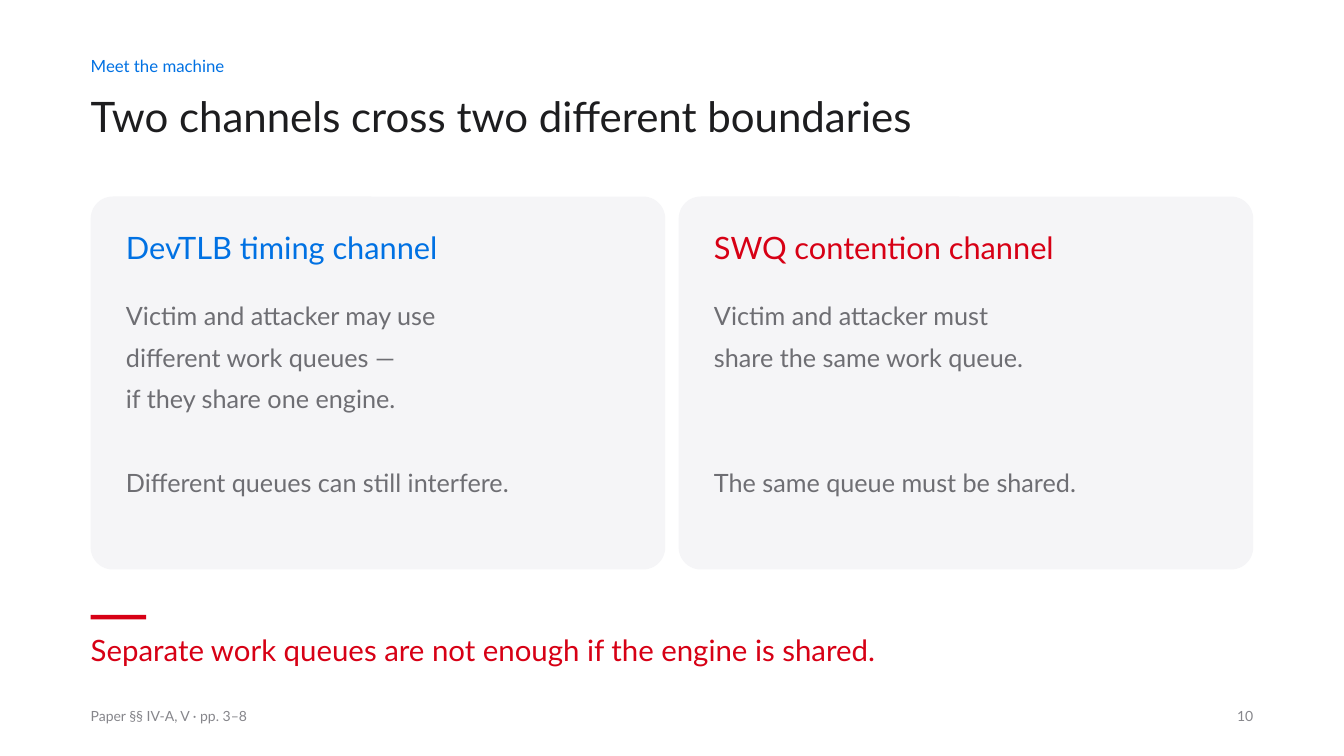
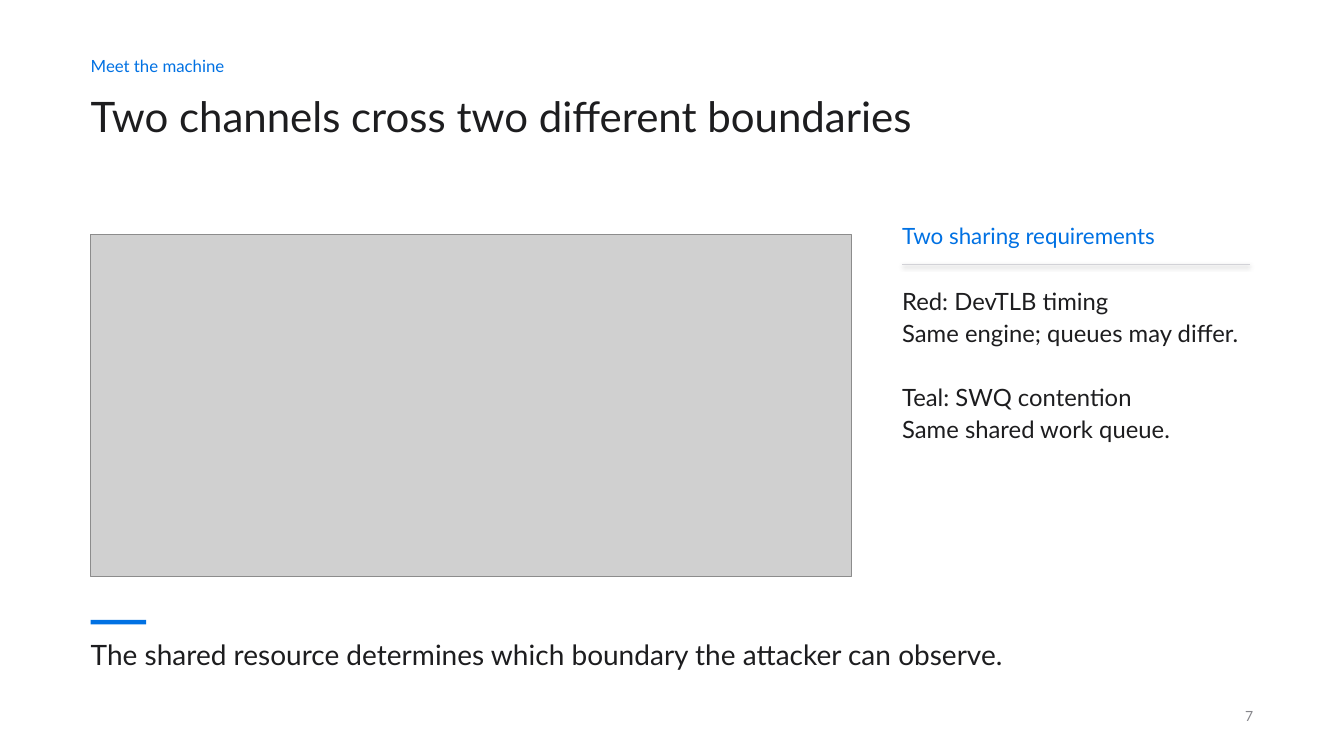
Before and after one commit to siddharthbc/Microarch-presentation, a slide deck: slide 7 of deck_v2/output/DSASSASSIN_v2.pptx (slide 10 before the commit). Drawn at 1344x756 pixels with LibreOffice and Linux fonts; fonts in the diff are those of the drawing; grey boxes stand for pictures. Boxes give left, top, right and bottom in pixels: in the first picture for what was removed or moved away, otherwise in the second. Text is boxed around its words. In the diff, an @@ line names an element or a change of style, - is before the commit and + after.

```diff
--- a/deck_v2/output/DSASSASSIN_v2.pptx
+++ b/deck_v2/output/DSASSASSIN_v2.pptx
@@ rounded rectangle removed at [91, 197, 665, 570] @@
@@ rounded rectangle removed at [679, 197, 1253, 570] @@
@@ picture added at [91, 235, 852, 577] @@
@@ text removed at [126, 236, 438, 265] @@
-DevTLB timing channel
@@ text removed at [714, 236, 1054, 264] @@
-SWQ contention channel
@@ text added at [902, 227, 1155, 248], 16 pt, text #0071E3 @@
+Two sharing requirements
@@ line added from (902, 264) to (1250, 264), #D2D2D7 0.75 pt @@
@@ text added at [902, 292, 1239, 442], 17 pt, text #1D1D1F @@
+Red: DevTLB timing
+Same engine; queues may differ.
+Teal: SWQ contention
+Same shared work queue.
@@ text removed at [126, 306, 509, 496] @@
-Victim and attacker may use
-different work queues —
-if they share one engine.
-Different queues can still interfere.
@@ text removed at [714, 306, 1076, 496] @@
-Victim and attacker must
-share the same work queue.
-The same queue must be shared.
@@ rectangle: place and size @@
-rectangle at [91, 615, 146, 619]
+rectangle at [91, 620, 146, 624]
@@ rectangle at [91, 620, 146, 624]: fill #D70015 to #0071E3 @@
@@ text at [91, 644, 1002, 670]: text changed; size 21 to 20 pt; text colour #D70015 to #1D1D1F @@
-Separate work queues are not enough if the engine is shared.
+The shared resource determines which boundary the attacker can observe.
@@ text removed at [91, 711, 247, 724] @@
-Paper §§ IV-A, V · pp. 3–8
@@ text at [1245, 711, 1253, 721]: text changed @@
-10
+7
```
Also in this commit, not shown: 37 other slides changed, 5 slides added, 22 slides removed, 54 other files.
